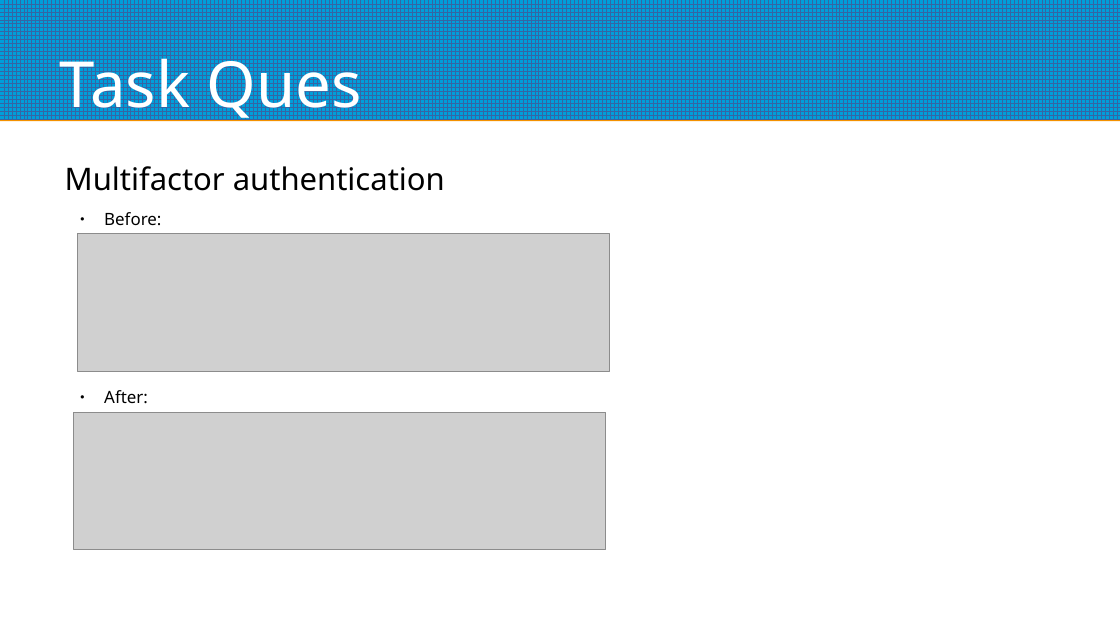
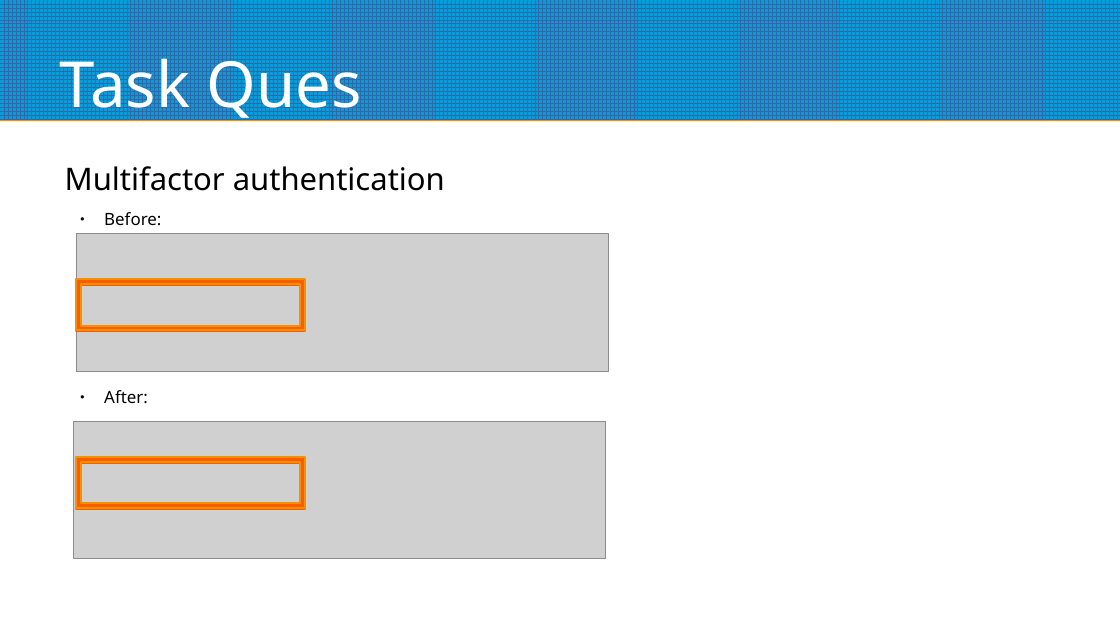
Before and after one commit to anto8460/banking_system, a slide deck: slide 11 of Django.odp (slide 10 before the commit). Drawn at 1120x630 pixels with LibreOffice and Linux fonts; fonts in the diff are those of the drawing; grey boxes stand for pictures. Boxes give left, top, right and bottom in pixels: in the first picture for what was removed or moved away, otherwise in the second. Text is boxed around its words. In the diff, an @@ line names an element or a change of style, - is before the commit and + after.

```diff
--- a/Django.odp
+++ b/Django.odp
@@ frame added at <box>76,279,305,330</box>, fill #FC5C00, outline #F49100 1.42 pt @@
@@ picture: place and size @@
-picture at <box>73,413,606,550</box>
+picture at <box>73,422,606,559</box>
@@ frame added at <box>76,457,305,508</box>, fill #FC5C00, outline #F49100 1.42 pt @@
```
Also in this commit, not shown: 1 other slide changed, 1 slide added.
